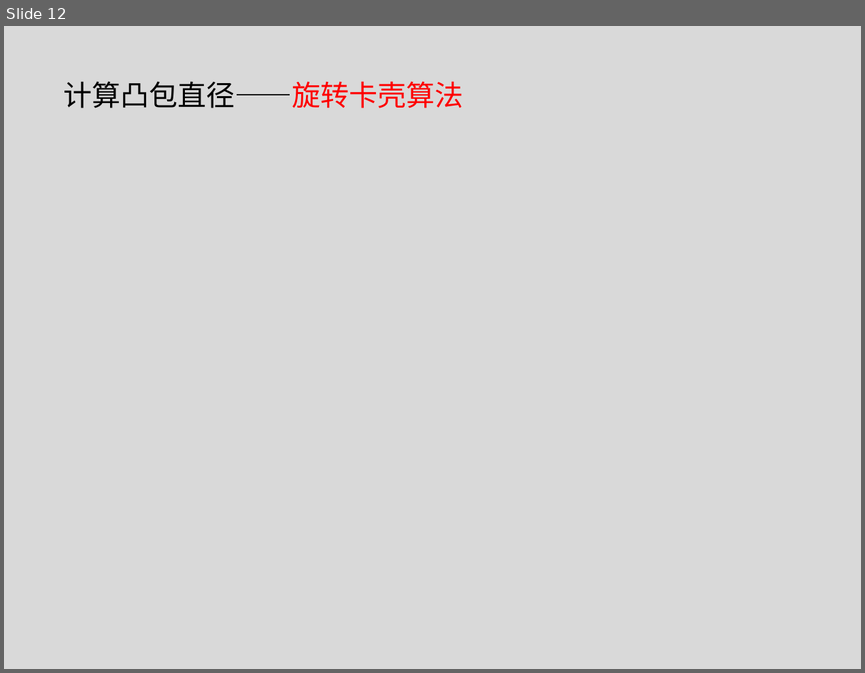
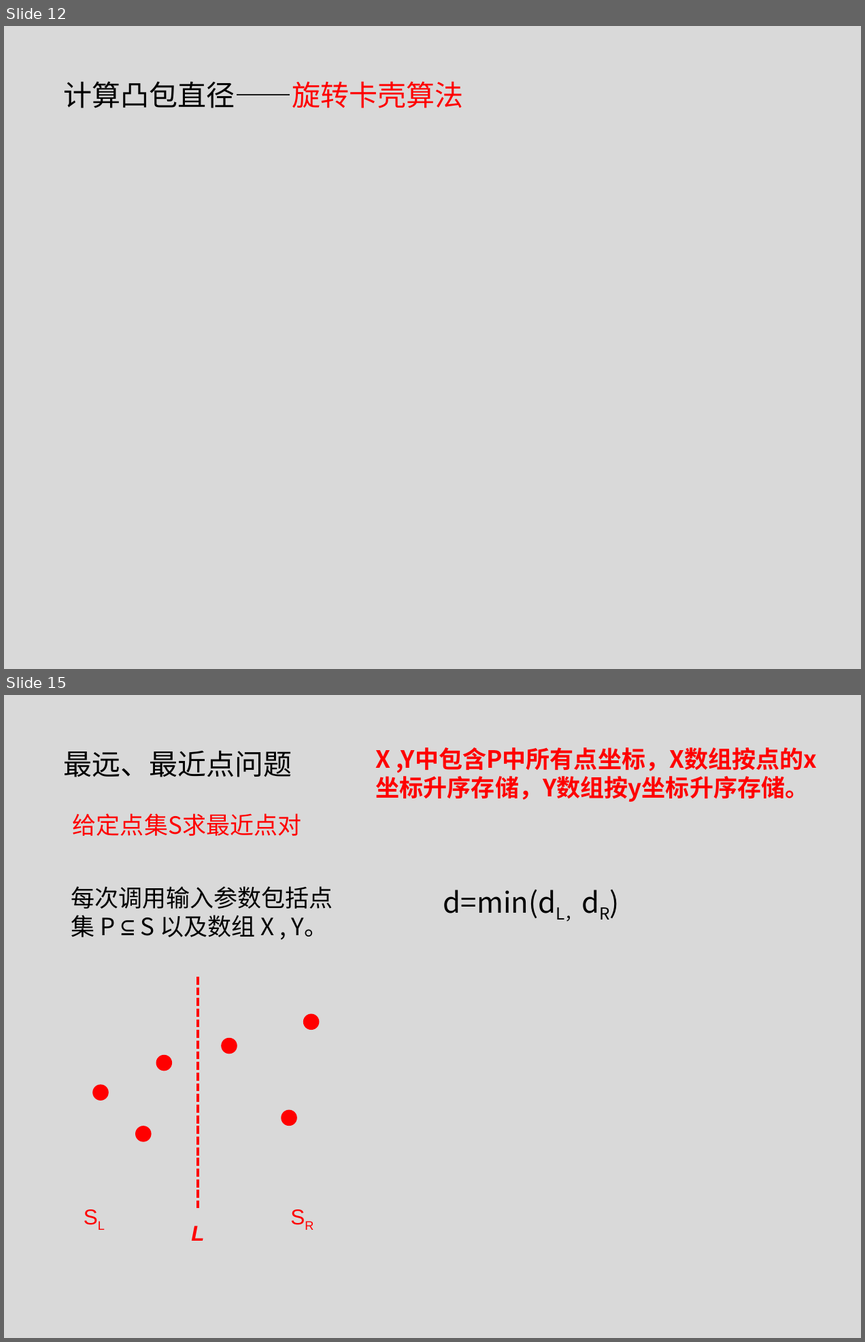
Before and after one commit to tianzhuwei/PPT, a slide deck: 第二讲快排+计算几何.pptx. Shown one above the other, each under a label of ours: slide 12 before the commit, slides 12 and 15 after it; the slides between them are not shown. The pictures are 865x673 and 865x1342 pixels, drawn with LibreOffice and Linux fonts; fonts in the diff are those of the drawing. Boxes give left, top, right and bottom in pixels: in the first picture for what was removed or moved away, otherwise in the second. Text is boxed around its words. In the diff, an @@ line names an element or a change of style, - is before the commit and + after.

Commit message:
小更新最近点对
大纲列出

```diff
--- a/第二讲快排+计算几何.pptx
+++ b/第二讲快排+计算几何.pptx
@@ slide 15 added at [4, 695, 861, 1338], background #D9D9D9 @@
@@ text added at [63, 750, 292, 777], 24 pt, text #000000 @@
+最远、最近点问题
@@ text added at [376, 747, 817, 802], 20 pt, text #FF0000, bold @@
+X ,Y中包含P中所有点坐标，X数组按点的x坐标升序存储，Y数组按y坐标升序存储。
@@ text added at [73, 813, 301, 836], 20 pt, text #FF0000 @@
+给定点集S求最近点对
@@ text added at [71, 886, 333, 937], 20 pt, text #000000 @@
+每次调用输入参数包括点集 P ⊆ S 以及数组 X , Y。
@@ text added at [443, 889, 556, 918], 24 pt, text #000000 @@
+d=min(dL，dR)
@@ group added at [92, 1014, 320, 1142]: 6 ellipses @@
@@ group added at [75, 977, 324, 1240]: 3 texts, 1 line @@
+L
+SL
+SR
```
Also in this commit, not shown: 2 slides changed.
